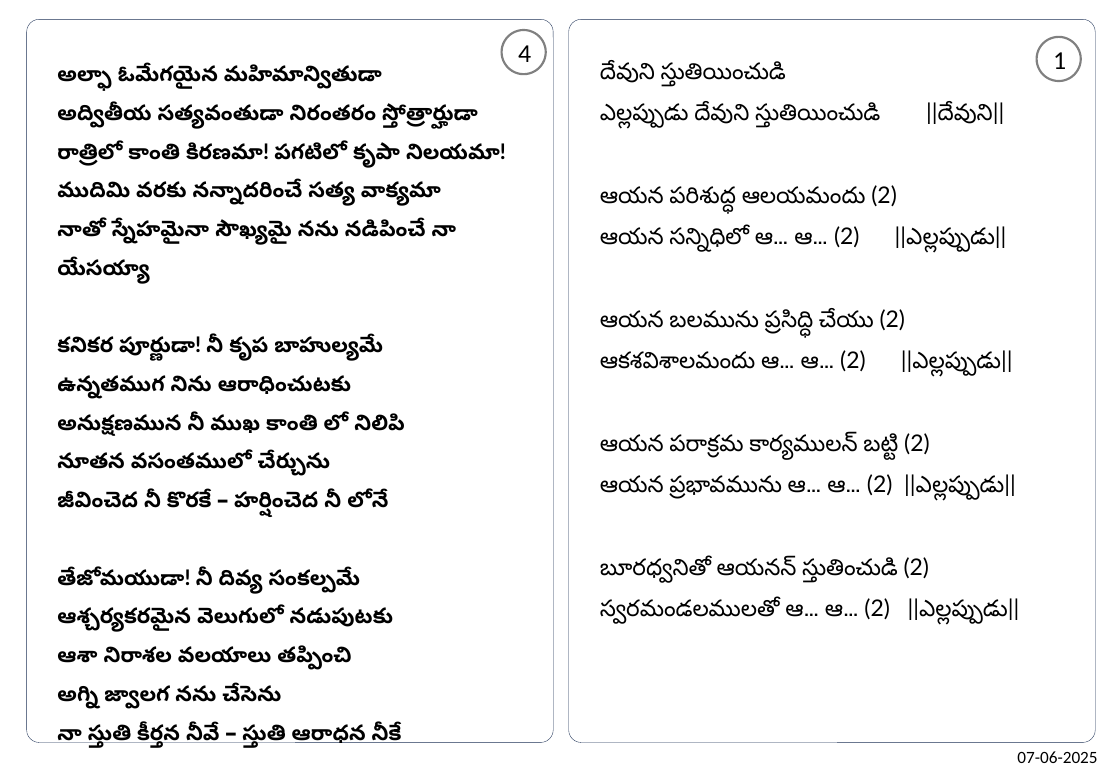
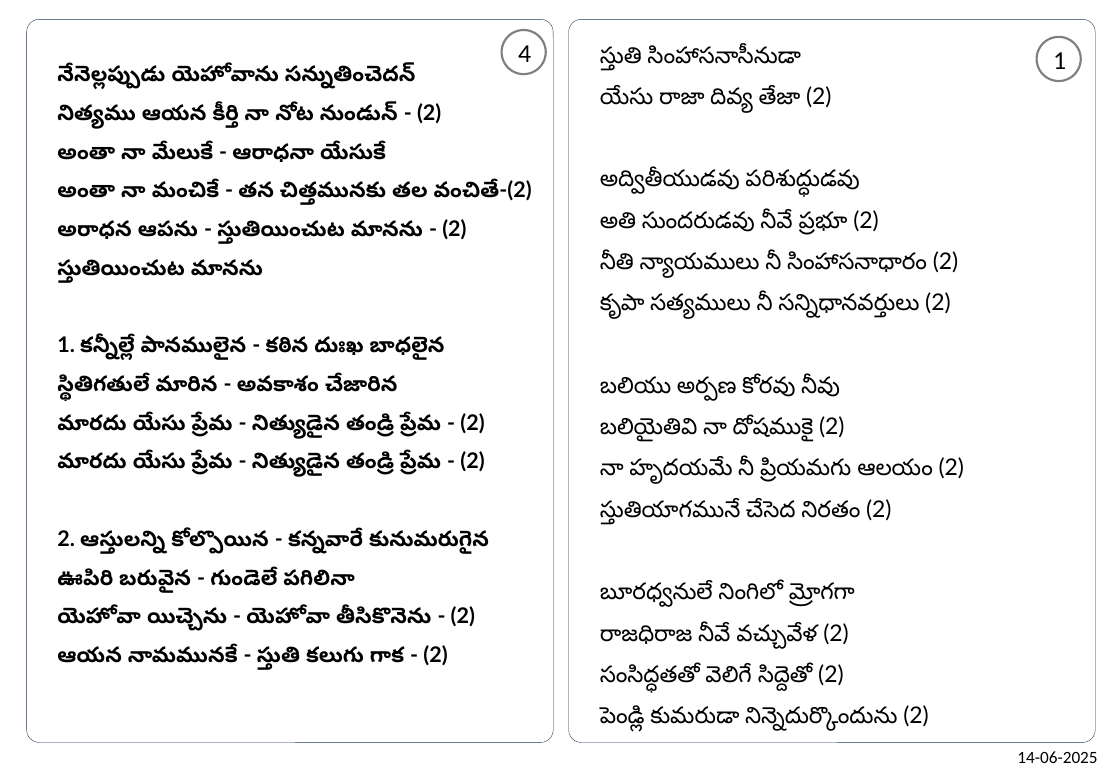
Before and after one commit to venu-webdev/songsDb, a slide deck: slide 1 of songsTemplate.pptx. Drawn at 1120x775 pixels with LibreOffice and Linux fonts; fonts in the diff are those of the drawing. Boxes give left, top, right and bottom in pixels: in the first picture for what was removed or moved away, otherwise in the second. Text is boxed around its words. In the diff, an @@ line names an element or a change of style, - is before the commit and + after.

```diff
--- a/songsTemplate.pptx
+++ b/songsTemplate.pptx
@@ text at bbox=[600, 46, 965, 732]: text changed @@
-దేవుని స్తుతియించుడి
-ఎల్లప్పుడు దేవుని స్తుతియించుడి ||దేవుని||
-ఆయన పరిశుద్ధ ఆలయమందు (2)
-ఆయన సన్నిధిలో ఆ… ఆ… (2) ||ఎల్లప్పుడు||
-ఆయన బలమును ప్రసిద్ధి చేయు (2)
-ఆకశవిశాలమందు ఆ… ఆ… (2) ||ఎల్లప్పుడు||
-ఆయన పరాక్రమ కార్యములన్ బట్టి (2)
-ఆయన ప్రభావమును ఆ… ఆ… (2) ||ఎల్లప్పుడు||
-బూరధ్వనితో ఆయనన్ స్తుతించుడి (2)
-స్వరమండలములతో ఆ… ఆ… (2) ||ఎల్లప్పుడు||
+స్తుతి సింహాసనాసీనుడా
+యేసు రాజా దివ్య తేజా (2)
+అద్వితీయుడవు పరిశుద్ధుడవు
+అతి సుందరుడవు నీవే ప్రభూ (2)
+నీతి న్యాయములు నీ సింహాసనాధారం (2)
+కృపా సత్యములు నీ సన్నిధానవర్తులు (2)
+బలియు అర్పణ కోరవు నీవు
+బలియైతివి నా దోషముకై (2)
+నా హృదయమే నీ ప్రియమగు ఆలయం (2)
+స్తుతియాగమునే చేసెద నిరతం (2)
+బూరధ్వనులే నింగిలో మ్రోగగా
+రాజధిరాజ నీవే వచ్చువేళ (2)
+సంసిద్ధతతో వెలిగే సిద్దెతో (2)
+పెండ్లి కుమరుడా నిన్నెదుర్కొందును (2)
@@ text at bbox=[57, 65, 532, 670]: text changed @@
-అల్ఫా ఓమేగయైన మహిమాన్వితుడా
-అద్వితీయ సత్యవంతుడా నిరంతరం స్తోత్రార్హుడా
-రాత్రిలో కాంతి కిరణమా! పగటిలో కృపా నిలయమా!
-ముదిమి వరకు నన్నాదరించే సత్య వాక్యమా
-నాతో స్నేహమైనా సౌఖ్యమై నను నడిపించే నా యేసయ్యా
-కనికర పూర్ణుడా! నీ కృప బాహుల్యమే
-ఉన్నతముగ నిను ఆరాధించుటకు
-అనుక్షణమున నీ ముఖ కాంతి లో నిలిపి
-నూతన వసంతములో చేర్చును
-జీవించెద నీ కొరకే – హర్షించెద నీ లోనే
-తేజోమయుడా! నీ దివ్య సంకల్పమే
-ఆశ్చర్యకరమైన వెలుగులో నడుపుటకు
-ఆశా నిరాశల వలయాలు తప్పించి
-అగ్ని జ్వాలగ నను చేసెను
-నా స్తుతి కీర్తన నీవే – స్తుతి ఆరాధన నీకే
+నేనెల్లప్పుడు యెహోవాను సన్నుతించెదన్‌
+నిత్యము ఆయన కీర్తి నా నోట నుండున్‌ - (2)
+అంతా నా మేలుకే - ఆరాధనా యేసుకే
+అంతా నా మంచికే - తన చిత్తమునకు తల వంచితే-(2)
+అరాధన ఆపను - స్తుతియించుట మానను - (2)
+స్తుతియించుట మానను
+1. కన్నీల్లే పానములైన - కఠిన దుఃఖ బాధలైన
+స్థితిగతులే మారిన - అవకాశం చేజారిన
+మారదు యేసు ప్రేమ - నిత్యుడైన తండ్రి ప్రేమ - (2)
+మారదు యేసు ప్రేమ - నిత్యుడైన తండ్రి ప్రేమ - (2)
+2. ఆస్తులన్ని కోల్పొయిన - కన్నవారే కునుమరుగైన
+ఊపిరి బరువైన - గుండెలే పగిలినా
+యెహోవా యిచ్చెను - యెహోవా తీసికొనెను - (2)
+ఆయన నామమునకే - స్తుతి కలుగు గాక - (2)
@@ text at bbox=[1017, 751, 1097, 763]: text changed @@
-07-06-2025
+14-06-2025
```
Also in this commit, not shown: 1 other slide changed, 4 other files.
